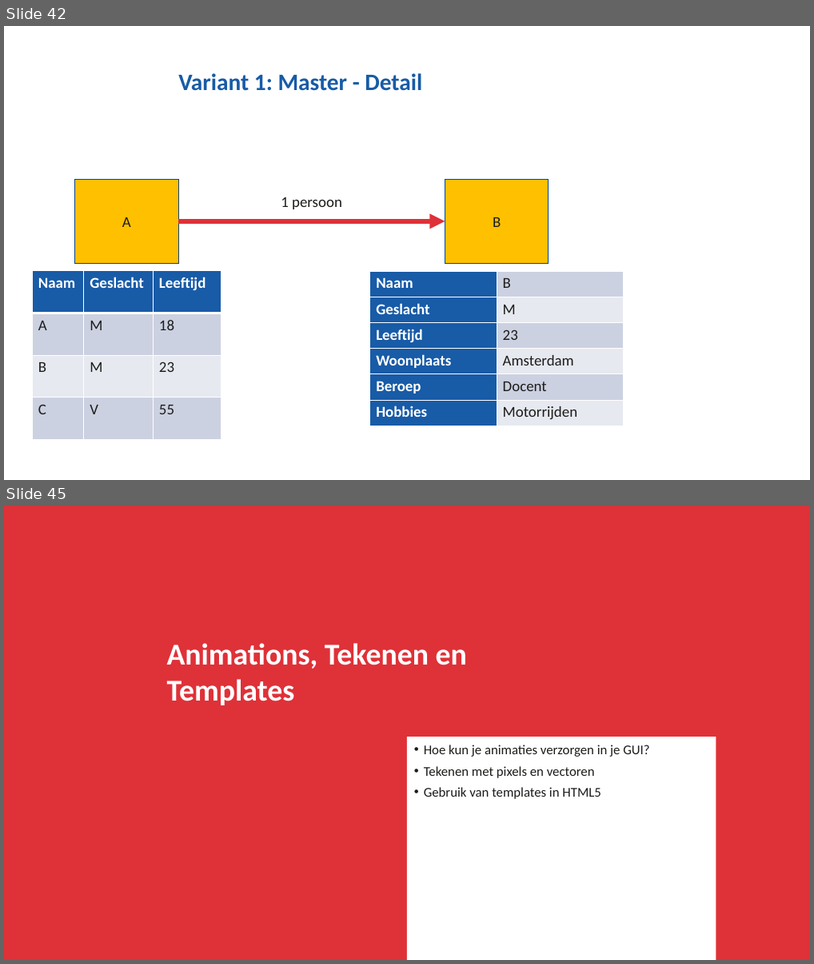
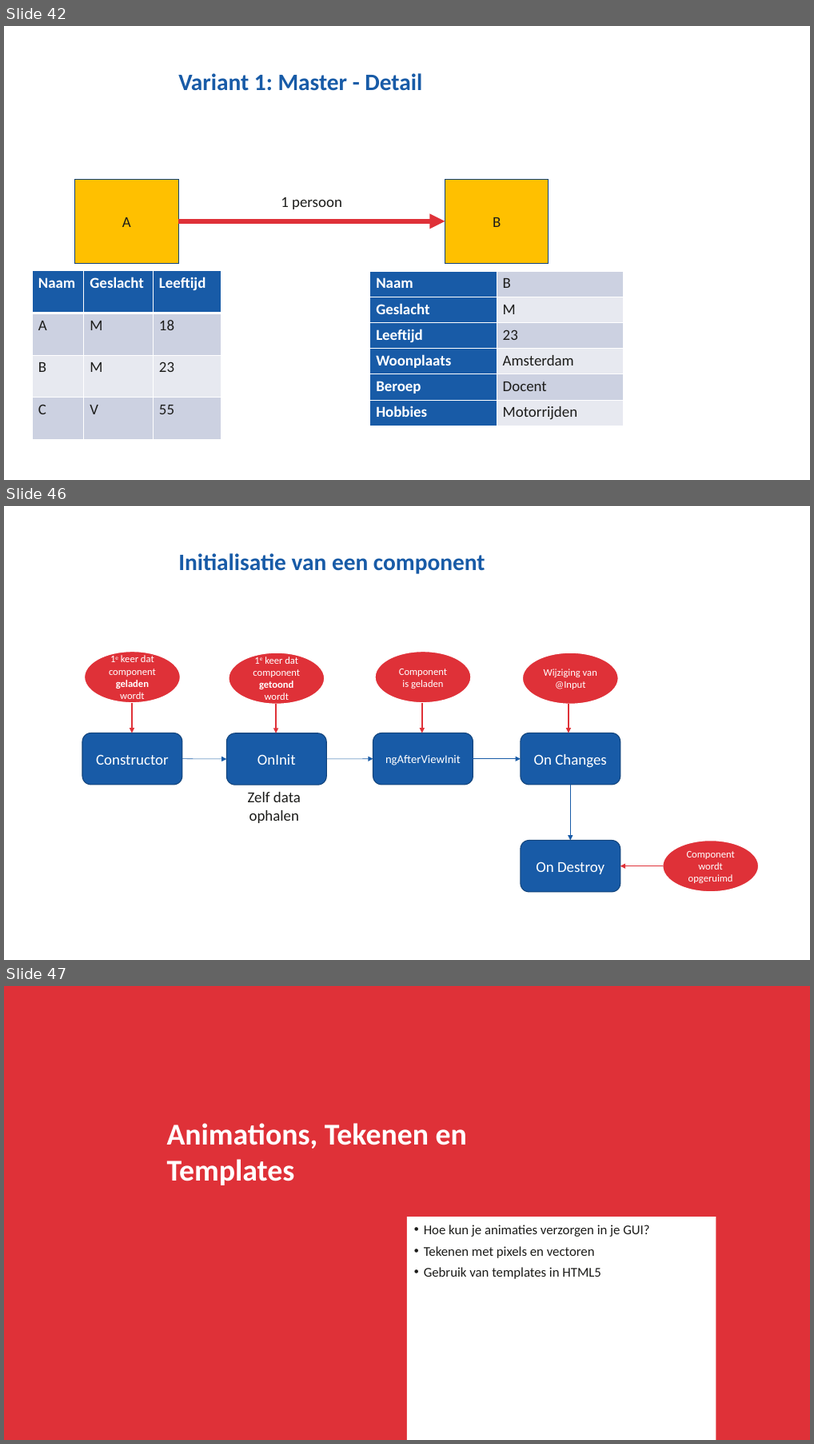
Before and after one commit to NHLStenden/Flex-WebDevelopment-FrontEndDevelopment, a slide deck: Presentatie/Front-End Development.pptx. Shown one above the other, each under a label of ours: slides 42 and 45 before the commit, slides 42, 46 and 47 after it; the slides between them are not shown. The pictures are 814x964 and 814x1444 pixels, drawn with LibreOffice and Linux fonts; fonts in the diff are those of the drawing; background and template pictures are left out. Boxes give left, top, right and bottom in pixels: in the first picture for what was removed or moved away, otherwise in the second. Text is boxed around its words. In the diff, an @@ line names an element or a change of style, - is before the commit and + after.

```diff
--- a/Presentatie/Front-End Development.pptx
+++ b/Presentatie/Front-End Development.pptx
@@ slide 46 added at [4, 506, 810, 960], background #FFFFFF @@
@@ title added at [178, 553, 486, 574], 28 pt, text #185BA7, bold @@
+Initialisatie van een component
@@ ellipse added at [85, 651, 181, 703], fill #DF3138, outline #FFFFFF 1.5 pt, 12 pt, text #FFFFFF @@
+1e keer dat component geladen wordt
@@ ellipse added at [229, 652, 325, 704], fill #DF3138, outline #FFFFFF 1.5 pt, 12 pt, text #FFFFFF @@
+1e keer dat component getoond wordt
@@ ellipse added at [375, 651, 472, 703], fill #DF3138, outline #FFFFFF 1.5 pt, 12 pt, text #FFFFFF @@
+Component is geladen
@@ ellipse added at [522, 652, 618, 704], fill #DF3138, outline #FFFFFF 1.5 pt, 12 pt, text #FFFFFF @@
+Wijziging van @Input
@@ arrow added from (132, 703) to (132, 733), #DF3138 1.5 pt @@
@@ arrow added from (276, 704) to (276, 733), #DF3138 1.5 pt @@
@@ arrow added from (422, 703) to (422, 733), #DF3138 1.5 pt @@
@@ arrow added from (569, 704) to (569, 733), #DF3138 1.5 pt @@
@@ rounded rectangle added at [82, 733, 182, 784], fill #185BA7, outline #12437C 1 pt, 18 pt, text #FFFFFF @@
+Constructor
@@ rounded rectangle added at [226, 733, 326, 784], fill #185BA7, outline #12437C 1 pt, 18 pt, text #FFFFFF @@
+OnInit
@@ rounded rectangle added at [374, 733, 474, 784], fill #185BA7, outline #12437C 1 pt, 14 pt, text #FFFFFF @@
+ngAfterViewInit
@@ rounded rectangle added at [521, 733, 621, 784], fill #185BA7, outline #12437C 1 pt, 18 pt, text #FFFFFF @@
+On Changes
@@ arrow added from (182, 759) to (226, 759), #185BA7 0.5 pt @@
@@ arrow added from (327, 759) to (374, 759), #185BA7 0.5 pt @@
@@ arrow added from (474, 759) to (521, 759), #185BA7 0.5 pt @@
@@ text added at [248, 792, 301, 823], 18 pt, text #1C1C1A @@
+Zelf data ophalen
@@ arrow added from (571, 784) to (571, 840), #185BA7 0.5 pt @@
@@ rounded rectangle added at [521, 840, 621, 892], fill #185BA7, outline #12437C 1 pt, 18 pt, text #FFFFFF @@
+On Destroy
@@ ellipse added at [662, 840, 759, 892], fill #DF3138, outline #FFFFFF 1.5 pt, 12 pt, text #FFFFFF @@
+Component wordt opgeruimd
@@ arrow added from (662, 866) to (621, 866), #DF3138 1.5 pt @@
@@ what was slide 45 is now slide 47 @@
```
Also in this commit, not shown: 2 slides changed, 1 other slide added, 8 other files.
